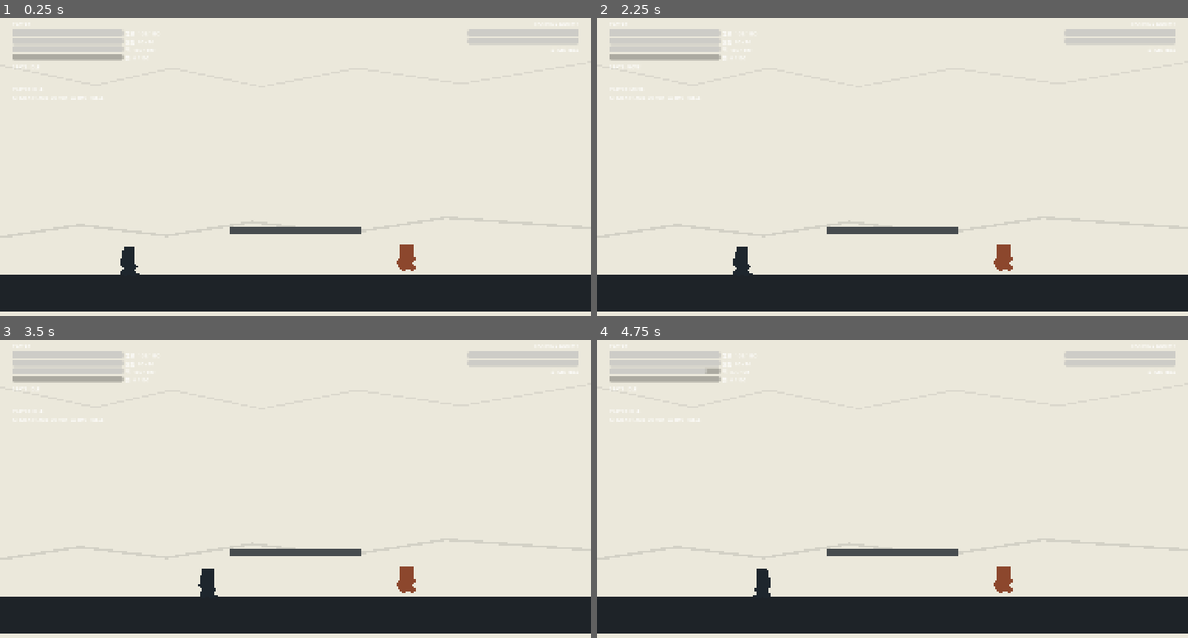
Above: before the commit, frames 1-4 (two rows, left to right).
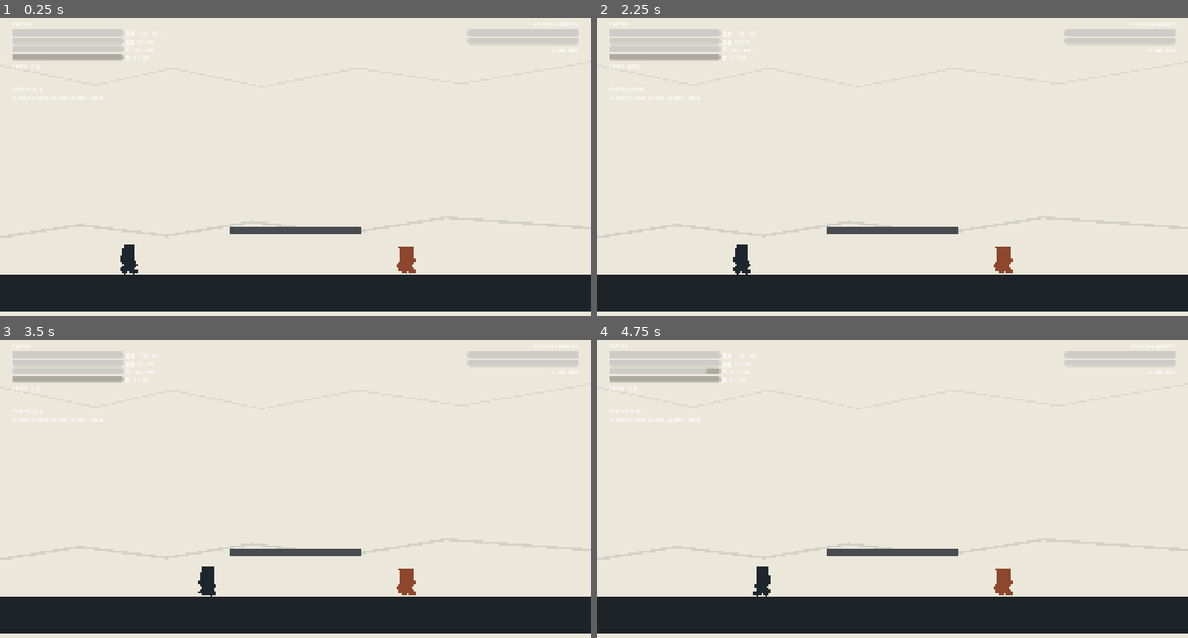
Above: after the commit, the same moments.

Repository: IcecreamDemon/twelve-zodiac-godot-demo
Game: Godot game, scene res://scenes/boot/main.tscn
Same seed, same stepped clock (60 frames per second), same inputs: the game is played once before the commit and once after it.
Inputs (mouse positions are in pixels of both pictures, inside the frame that each line leads up to):
- Up to frame 1 (0.25 s): no input
- Up to frame 2 (2.25 s): tap Enter at 0.5, 2 s; move the mouse to (1022, 158) at 0.52 s; hold D (move_right) 0.53-1.25 s; hold U (guard) 0.53-1.25 s; tap L (dodge) at 0.6 s; click (1022, 158) at 0.67 s; tap Space (jump) at 0.77, 1.25 s; drag from (774, 193) to (892, 292) at 1.27 s; move the mouse to (951, 101) at 2.02 s; hold D (move_right) from 2.03 s (still down); hold W (aim_up) from 2.03 s (still down)
- Up to frame 3 (3.5 s): tap U (guard) at 2.3 s; release D (move_right) at 2.75 s; release W (aim_up) at 2.75 s; drag from (265, 563) to (118, 447) at 2.77 s
- Up to frame 4 (4.75 s): tap Space (jump) at 3.5, 3.77 s; move the mouse to (1069, 548) at 3.52 s; hold A (move_left) 3.53-4.25 s; hold U (guard) 3.53-4.25 s; tap L (dodge) at 3.6 s; tap Enter at 4.25 s; drag from (715, 447) to (762, 584) at 4.27 s

The runs differ from the first frame. In frame 1, 0.1% of the frame differs, in the area x 20-71%, y 75-87%; in frame 2, 0.1%; in frame 3, 0.1%; in frame 4, 0.1%, in the area x 26-71%, y 75-87%.

Commit message:
fix: align actor visuals and grounded collision

Diff:
--- a/scenes/actors/enemies/cleric_officer.tscn
+++ b/scenes/actors/enemies/cleric_officer.tscn
@@ -11,7 +11,7 @@
 [ext_resource type="Script" path="res://scripts/combat/hurtbox_component.gd" id="9_hurtbox"]
 
 [sub_resource type="RectangleShape2D" id="RectangleShape2D_body"]
-size = Vector2(44, 82)
+size = Vector2(44, 86)
 
 [node name="ClericOfficer" type="CharacterBody2D" groups=["enemy"]]
 collision_layer = 4
@@ -24,7 +24,7 @@
 shape = SubResource("RectangleShape2D_body")
 
 [node name="Visual" type="Polygon2D" parent="."]
-position = Vector2(0, -8)
+position = Vector2(0, -6)
 polygon = PackedVector2Array(-18, -80, 18, -80, 20, -44, 32, -30, 18, -12, 30, 0, 12, 8, -6, -2, -20, 8, -32, -2, -20, -18, -32, -32)
 color = Color(0.52, 0.42, 0.3, 1)
 
--- a/scenes/actors/enemies/guardian.tscn
+++ b/scenes/actors/enemies/guardian.tscn
@@ -11,7 +11,7 @@
 [ext_resource type="Script" path="res://scripts/combat/hurtbox_component.gd" id="9_hurtbox"]
 
 [sub_resource type="RectangleShape2D" id="RectangleShape2D_body"]
-size = Vector2(58, 94)
+size = Vector2(58, 98)
 
 [node name="Guardian" type="CharacterBody2D" groups=["enemy"]]
 collision_layer = 4
@@ -25,7 +25,7 @@
 shape = SubResource("RectangleShape2D_body")
 
 [node name="Visual" type="Polygon2D" parent="."]
-position = Vector2(0, -8)
+position = Vector2(0, -6)
 polygon = PackedVector2Array(-28, -92, 28, -92, 31, -50, 44, -34, 24, -14, 38, 2, 16, 8, -10, -2, -28, 8, -44, -8, -30, -28, -44, -46)
 color = Color(0.34, 0.29, 0.25, 1)
 
--- a/scenes/actors/enemies/old_self.tscn
+++ b/scenes/actors/enemies/old_self.tscn
@@ -11,7 +11,7 @@
 [ext_resource type="Script" path="res://scripts/combat/hurtbox_component.gd" id="9_hurtbox"]
 
 [sub_resource type="RectangleShape2D" id="RectangleShape2D_body"]
-size = Vector2(48, 86)
+size = Vector2(48, 90)
 
 [node name="OldSelf" type="CharacterBody2D" groups=["enemy", "old_self"]]
 collision_layer = 4
@@ -24,7 +24,7 @@
 shape = SubResource("RectangleShape2D_body")
 
 [node name="Visual" type="Polygon2D" parent="."]
-position = Vector2(0, -8)
+position = Vector2(0, -6)
 polygon = PackedVector2Array(-18, -84, 18, -84, 20, -48, 34, -34, 18, -16, 34, 0, 14, 8, -4, -2, -20, 8, -34, -6, -20, -20, -34, -36)
 color = Color(0.08, 0.08, 0.1, 1)
 
--- a/scenes/actors/enemies/tian_bing.tscn
+++ b/scenes/actors/enemies/tian_bing.tscn
@@ -11,7 +11,7 @@
 [ext_resource type="Script" path="res://scripts/combat/hurtbox_component.gd" id="9_hurtbox"]
 
 [sub_resource type="RectangleShape2D" id="RectangleShape2D_body"]
-size = Vector2(48, 86)
+size = Vector2(48, 90)
 
 [node name="TianBing" type="CharacterBody2D" groups=["enemy"]]
 collision_layer = 4
@@ -24,7 +24,7 @@
 shape = SubResource("RectangleShape2D_body")
 
 [node name="Visual" type="Polygon2D" parent="."]
-position = Vector2(0, -8)
+position = Vector2(0, -6)
 polygon = PackedVector2Array(-20, -84, 20, -84, 22, -42, 34, -28, 18, -12, 30, 2, 14, 8, -6, -2, -20, 8, -34, -4, -20, -18, -34, -34)
 color = Color(0.25, 0.33, 0.45, 1)
 
--- a/scenes/actors/player/player.tscn
+++ b/scenes/actors/player/player.tscn
@@ -12,7 +12,7 @@
 [ext_resource type="Script" path="res://scripts/combat/hurtbox_component.gd" id="10_hurtbox"]
 
 [sub_resource type="RectangleShape2D" id="RectangleShape2D_body"]
-size = Vector2(46, 84)
+size = Vector2(46, 88)
 
 [sub_resource type="RectangleShape2D" id="RectangleShape2D_hit"]
 size = Vector2(72, 54)
@@ -31,7 +31,7 @@
 shape = SubResource("RectangleShape2D_body")
 
 [node name="Visual" type="Polygon2D" parent="."]
-position = Vector2(0, -8)
+position = Vector2(0, -16)
 polygon = PackedVector2Array(-18, -80, 18, -80, 18, -26, 28, -14, 16, -2, 34, 8, 14, 18, -2, 10, -14, 18, -30, 4, -18, -12, -30, -24)
 color = Color(0.12, 0.15, 0.18, 1)
 
--- a/scenes/actors/training_dummy.tscn
+++ b/scenes/actors/training_dummy.tscn
@@ -9,7 +9,7 @@
 [ext_resource type="Script" path="res://scripts/combat/hurtbox_component.gd" id="7_hurtbox"]
 
 [sub_resource type="RectangleShape2D" id="RectangleShape2D_body"]
-size = Vector2(52, 88)
+size = Vector2(52, 92)
 
 [node name="TrainingDummy" type="CharacterBody2D" groups=["training_dummy"]]
 collision_layer = 4
@@ -21,7 +21,7 @@
 shape = SubResource("RectangleShape2D_body")
 
 [node name="Visual" type="Polygon2D" parent="."]
-position = Vector2(0, -8)
+position = Vector2(0, 2)
 polygon = PackedVector2Array(-24, -88, 24, -88, 24, -54, 34, -42, 18, -28, 34, -10, 20, 0, 4, -10, -8, 0, -24, -12, -34, -32, -18, -44)
 color = Color(0.55, 0.28, 0.18, 1)
 
--- /dev/null
+++ b/tests/combat/enemy_dodge_collision_test.gd
@@ -0,0 +1,43 @@
+extends SceneTree
+
+const ENEMY_LAB_SCENE := preload("res://scenes/tests/enemy_lab.tscn")
+
+
+func _initialize() -> void:
+	_run.call_deferred()
+
+
+func _run() -> void:
+	var failures: Array[String] = []
+	var lab := ENEMY_LAB_SCENE.instantiate()
+	root.add_child(lab)
+	await process_frame
+	await physics_frame
+	await physics_frame
+
+	var player := lab.get_node("Player") as PlayerController
+	var enemy := lab.get_node("TianBing") as EnemyController
+	enemy.set_physics_process(false)
+	enemy.velocity = Vector2.ZERO
+	enemy.global_position = player.global_position + Vector2(82.0, 0.0)
+	var enemy_start_y := enemy.global_position.y
+	await physics_frame
+
+	player._start_dodge(1.0)
+	for _frame: int in range(20):
+		await physics_frame
+
+	var separation := enemy.global_position.x - player.global_position.x
+	if separation < 42.0:
+		failures.append("Player passed into the enemy body during dodge.")
+	if absf(enemy.global_position.y - enemy_start_y) > 0.5:
+		failures.append("Enemy model sank or lifted vertically during player collision.")
+
+	if failures.is_empty():
+		print("ENEMY DODGE COLLISION TEST PASS: enemy body remains grounded.")
+		quit(0)
+		return
+
+	for failure: String in failures:
+		push_error(failure)
+	quit(1)
--- a/tests/enemies/enemy_landing_test.gd
+++ b/tests/enemies/enemy_landing_test.gd
@@ -25,9 +25,9 @@
 	for _frame: int in range(150):
 		await physics_frame
 
-	if enemy.global_position.y > 862.0:
+	if enemy.global_position.y > 860.0:
 		failures.append("Enemy sank below the arena ground after hit reaction.")
-	if enemy.visual.position.y != -8.0:
+	if enemy.visual.position.y != -6.0:
 		failures.append("Enemy visual offset is not aligned with the ground.")
 
 	if failures.is_empty():
Not shown, added: tests/combat/enemy_dodge_collision_test.gd.uid
